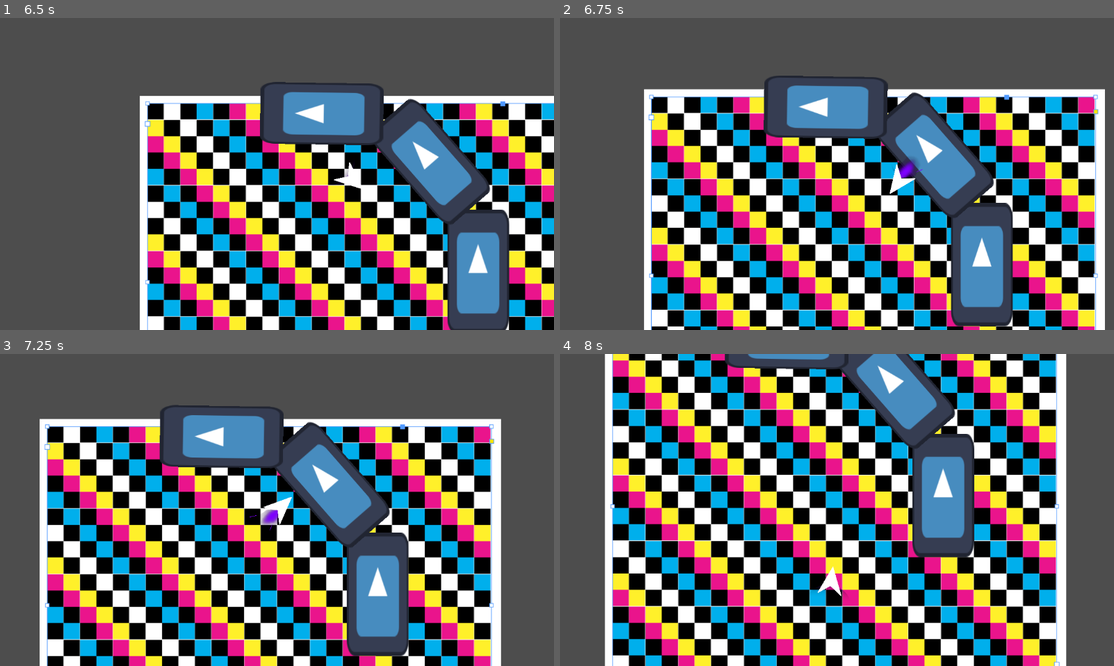
Above: before the commit, frames 1-4 (two rows, left to right).
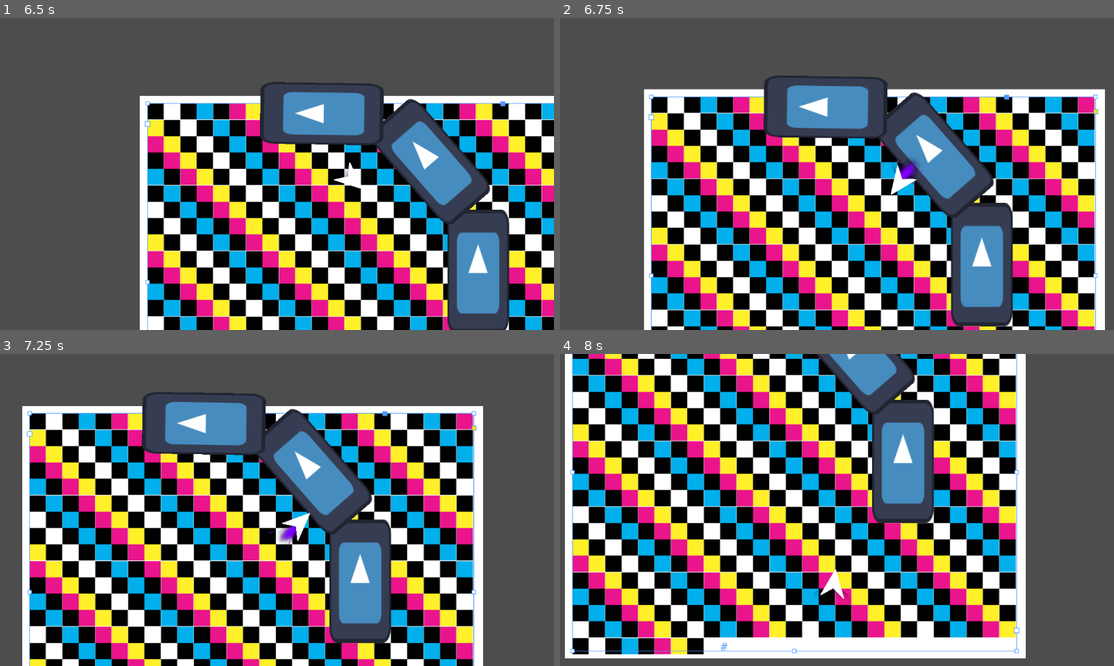
Above: after the commit, the same moments.

Repository: ParadoxArcher/Angle_Advantage
Game: Godot game, scene res://Scenes/GameScene.tscn
The game is run twice, just before and just after one commit, with the same random seed, the same clock (stepped at 60 frames per second) and the same inputs. The engine's default icon, where the game draws it, is replaced by a stand-in: a white triangle on a blue panel in a dark square.
Inputs:
- Up to frame 1 (6.5 s): tap Enter at 0.5 s; hold D (RotateRight) 0.53-1.28 s; hold W (Boost) 0.53-1.28 s; hold S (Back) 1.28-2.03 s; tap Space (Dodge) every 1.5 s from 1.35 to 5.85 s; hold W (Boost) 2.03-2.78 s; hold D (RotateRight) 2.03-3.53 s; hold W (Boost) 3.53-4.28 s; hold A (RotateLeft) 3.53-5.03 s; hold S (Back) 5.03-5.78 s; hold W (Boost) 5.03-5.78 s; hold D (RotateRight) from 5.78 s (still down)
- Up to frame 2 (6.75 s): keep holding D (RotateRight); hold W (Boost) from 6.53 s (still down)
- Up to frame 3 (7.25 s): keep holding D (RotateRight); keep holding W (Boost)
- Up to frame 4 (8 s): keep holding D (RotateRight); release W (Boost) at 7.28 s; tap Space (Dodge) at 7.35 s

Frame 1 is identical in both runs. In frame 2, 2.2% of the frame differs, in the area x 16-98%, y 18-100%; in frame 3, 39%; in frame 4, 63%, in the area x 0-92%, y 0-100%.

Commit message:
vault backup: 2025-01-24 16:42:55

Diff:
--- a/zProject Files/Godot/Scripts/PlayerScript.gd
+++ b/zProject Files/Godot/Scripts/PlayerScript.gd
@@ -131,7 +131,7 @@
 
 		else:
 			## Slide collision --- CollisionDot then multiply to velocity
-			velocity = velocity * Vector2(cos(CollisionDot), sin(CollisionDot))
+			#velocity = velocity * Vector2(cos(CollisionDot), sin(CollisionDot))
 			pass
 
 	if BounceVFX[0] > 0: # VFX Bounce effect
Not shown, changed: .obsidian/workspace.json
